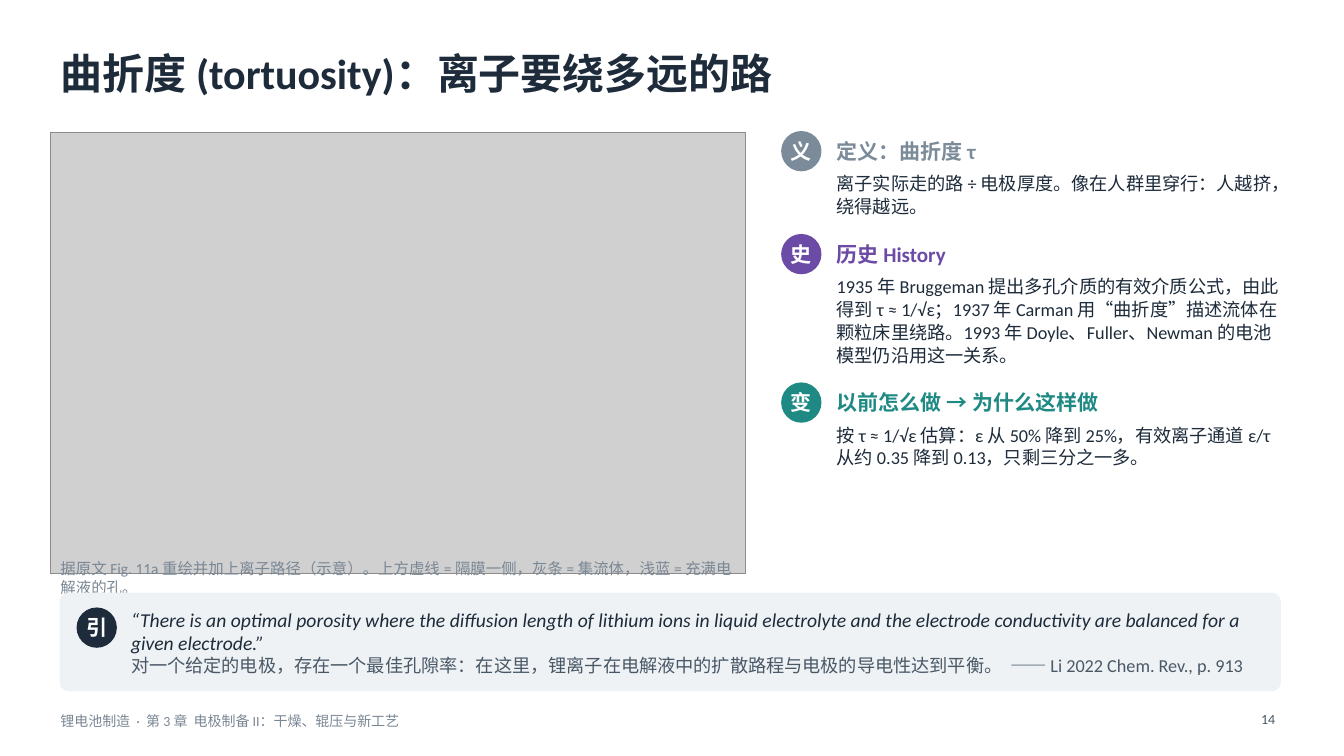
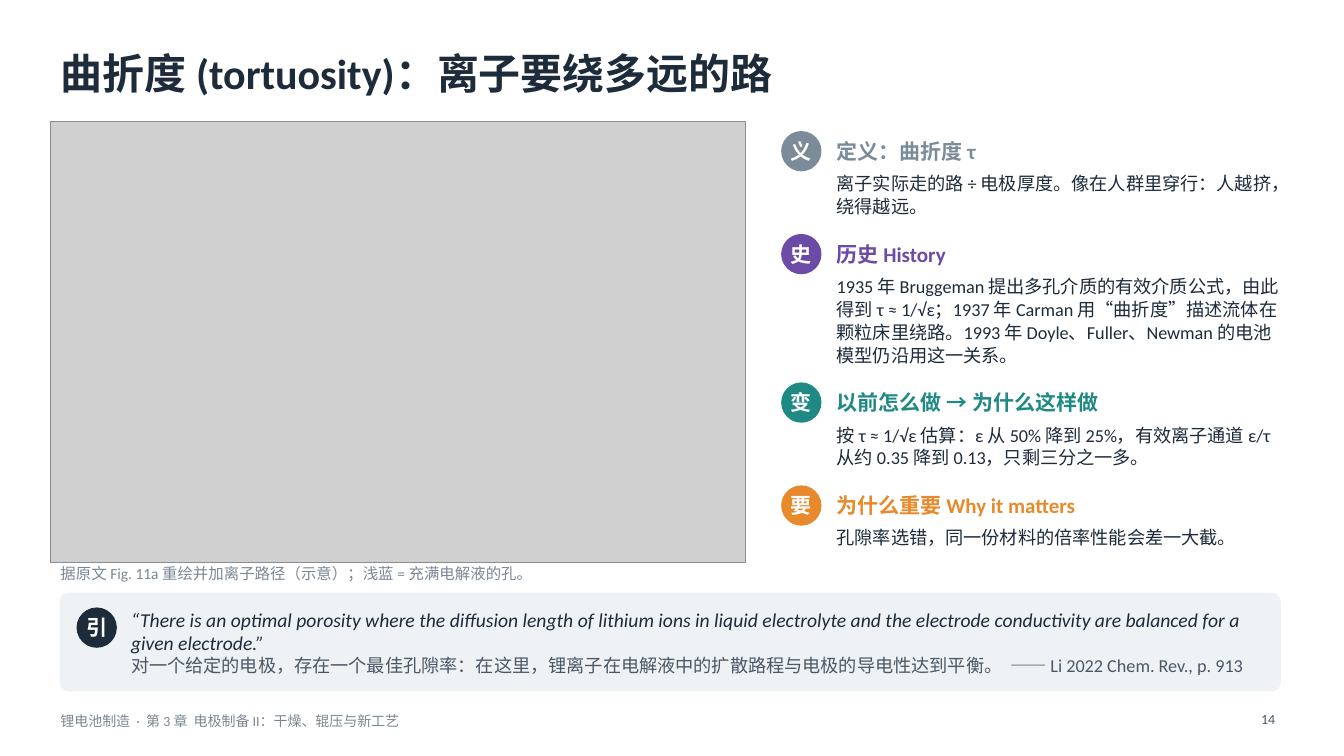
Before and after one commit to zhaoyuw44-lang/Trash, a slide deck: slide 14 of slides/decks/batmfg/batmfg_ch3.pptx. Drawn at 1344x756 pixels with LibreOffice and Linux fonts; fonts in the diff are those of the drawing; grey boxes stand for pictures. Boxes give left, top, right and bottom in pixels: in the first picture for what was removed or moved away, otherwise in the second. Text is boxed around its words. In the diff, an @@ line names an element or a change of style, - is before the commit and + after.

```diff
--- a/slides/decks/batmfg/batmfg_ch3.pptx
+++ b/slides/decks/batmfg/batmfg_ch3.pptx
@@ picture: place and size @@
-picture at box(50, 132, 746, 574)
+picture at box(50, 121, 746, 563)
@@ ellipse added at box(781, 486, 822, 526), fill #E8892B, 15 pt, text #FFFFFF, bold @@
+要
@@ text added at box(837, 495, 1075, 517), 15 pt, text #E8892B, bold @@
+为什么重要 Why it matters
@@ text added at box(837, 528, 1236, 546), 13 pt, text #1D2B3A @@
+孔隙率选错，同一份材料的倍率性能会差一大截。
@@ text at box(60, 566, 532, 582): text changed @@
-据原文 Fig. 11a 重绘并加上离子路径（示意）。上方虚线 = 隔膜一侧，灰条 = 集流体，浅蓝 = 充满电解液的孔。
+据原文 Fig. 11a 重绘并加离子路径（示意）；浅蓝 = 充满电解液的孔。
```
Also in this commit, not shown: 4 other files.
